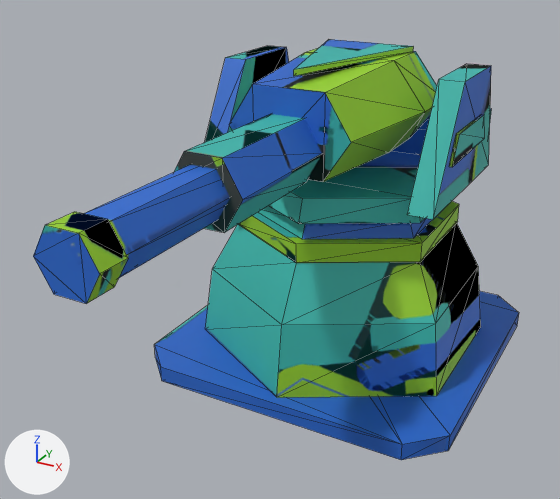
The glTF model Tools/ModelFactory/R4SixStyles1/models/03_ArcadeLowPoly/R4W_Basic/R4W_Basic.glb as it was, and as the next commit left it.
The view is the same before and after, from a 50 mm lens placed at (0.466, -1.073, 0.423), pointed at (-0.016, -0.197, -0.015). The lights are fixed; the arrows at lower left show +X, +Y and +Z. The older version comes first. Mesh edges are drawn as thin lines. Where no turn or scale is listed for an object, it has been applied to the vertices. Vertices at exactly the same position are counted once.

The first picture shows 'R4W_Basic_Barrel', 'R4W_Basic_Base', 'R4W_Basic_Pitch', 'R4W_Basic_Yaw'.
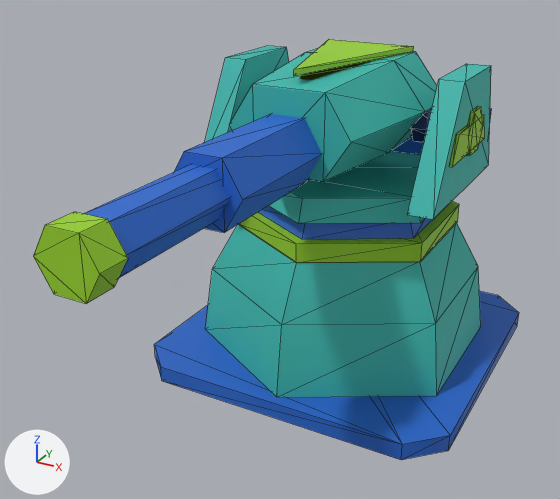
Pixel boxes [x1, y1, x2, y2] of what changed, in the pictures (560 x 499 px):
part 1 of me_r4w_basic_yaw, added: after [411, 108, 432, 142]
part 2 of me_r4w_basic_yaw, added (green): after [467, 106, 483, 156]
part 3 of me_r4w_basic_yaw, surface changed (blue to cyan): [205, 46, 491, 218] in both
part 4 of me_r4w_basic_pitch, surface changed: [174, 39, 437, 233] in both
part 5 of me_r4w_basic_barrel, surface changed (blue to green): [33, 165, 230, 304] in both
part 6 of me_r4w_basic_base, surface changed: [154, 206, 484, 401] in both

The change, as a list of edits to the scene's bpy script:
```text
Change me_r4w_basic_yaw:
    used by ob_r4w_basic_yaw; parent = ob_gunpivot; location = (0.0, 0.0, 0.0)
    remove me_r4w_basic_yaw.from_pydata(...)  # 50 vertices, 80 faces; spans x -0.191..0.191, y -0.172..0.25, z -0.117..0.08
    add me_r4w_basic_yaw.from_pydata(...)  # 98 vertices, 160 faces; spans x -0.191..0.191, y -0.172..0.25, z -0.117..0.08
    me_r4w_basic_yaw part 1: a new loose piece, a 6-sided cylinder along x spanning x 0.104..0.168, y -0.026..0.026, z -0.023..0.023, in mat_r4w_basic_03_arcadelowpoly
    me_r4w_basic_yaw part 2: a new loose piece, a 6-sided cylinder along x spanning x 0.1855..0.191, y -0.036..0.036, z -0.0312..0.0312, in mat_r4w_basic_03_arcadelowpoly
    me_r4w_basic_yaw part 3: 66 kept faces spanning x -0.191..0.191, y -0.172..0.25, z -0.117..0.08 get new texture (UV) coordinates
    other edits to the shape of me_r4w_basic_yaw do not show in these pictures
Change me_r4w_basic_pitch:
    where me_r4w_basic_pitch.from_pydata(...)  # 36 vertices, 60 faces; spans x -0.122..0.122, y -0.4..0.07, z -0.043..0.1
    used by ob_r4w_basic_pitch; parent = ob_r4w_basic_yaw; location = (0.0, 0.0, 0.0)
    me_r4w_basic_pitch part 4: texture (UV) coordinates of 60 of 60 faces, centred in x -0.105..0.105, y -0.4..0.07, z -0.043..0.1, changed; they spanned u 0.0..0.98, v 0.03..0.97 and now span u 0.16..0.95, v 0.13..0.96
Change me_r4w_basic_barrel:
    where me_r4w_basic_barrel.from_pydata(...)  # 24 vertices, 40 faces; spans x -0.039..0.039, y -0.618..-0.1, z -0.034..0.034
    used by ob_r4w_basic_barrel; location = (0.0, 0.0, 0.135)
    me_r4w_basic_barrel part 5: texture (UV) coordinates of 40 of 40 faces, centred in x -0.033..0.033, y -0.618..-0.1, z -0.034..0.034, changed; they spanned u 0.01..0.62, v 0.06..0.96 and now span u 0.01..0.71, v 0.06..0.96
Change me_r4w_basic_base:
    used by ob_r4w_basic_base; location = (0.0, 0.0, 0.0)
    remove me_r4w_basic_base.from_pydata(...)  # 58 vertices, 100 faces; spans x -0.25..0.25, y -0.25..0.25, z -0.26..0.014
    add me_r4w_basic_base.from_pydata(...)  # 58 vertices, 100 faces; spans x -0.25..0.25, y -0.25..0.25, z -0.26..0.016
    me_r4w_basic_base part 6: texture (UV) coordinates of 96 of 100 faces, centred in x -0.25..0.25, y -0.25..0.25, z -0.26..0.014, changed; they spanned u 0.0..1.0, v 0.0..0.87 and now span u 0.0..1.0, v 0.0..1.0
    edits to the shape of me_r4w_basic_base do not show in these pictures
```
